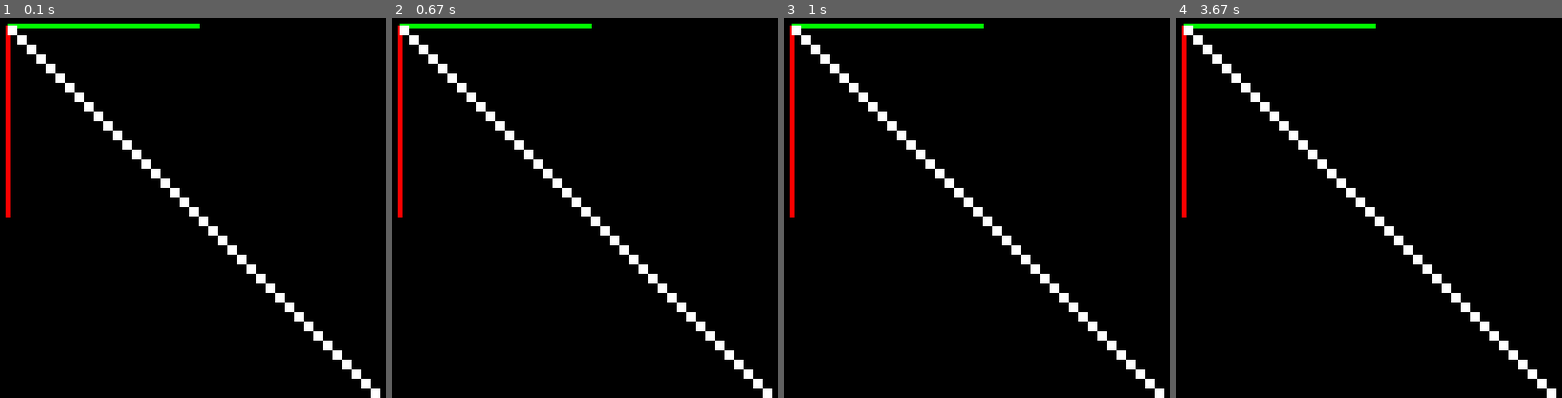
Above: before the commit, frames 1-4 (left to right).
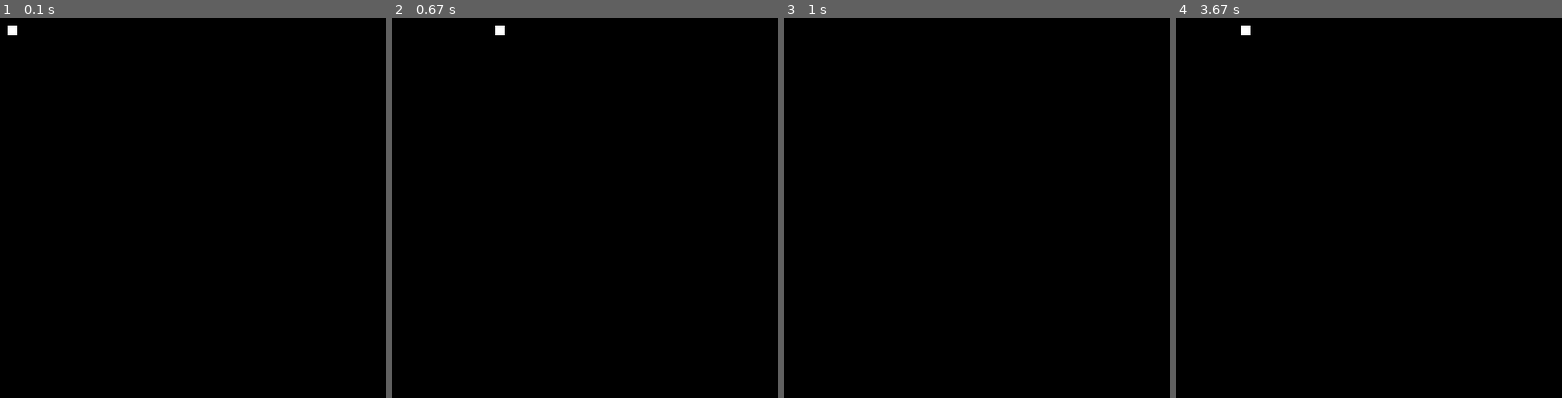
Above: after the commit, the same moments.

Repository: nkniat/wawa2004-pygame
Game: pygame game, started from cw1_podstawy.py
Same seed, same stepped clock (60 frames per second), same inputs: the game is played once before the commit and once after it.
Inputs:
- Up to frame 1 (0.1 s): no input
- Up to frame 2 (0.67 s): hold Right from 0.33 s (still down)
- Up to frame 3 (1 s): release Right at 0.8 s; hold Up from 0.83 s (still down)
- Up to frame 4 (3.67 s): release Up at 1.13 s; hold Left 1.67-2.2 s; hold Down 2.23-2.53 s; hold Right from 3.4 s (still down)

The runs differ from the first frame. In frame 1, 3.6% of the frame differs, in the area x 1-99%, y 1-100%; in frame 2, 3.7%; in frame 3, 3.6%; in frame 4, 3.7%.

Commit message:
podstawy cd.

Diff:
--- a/cw1_podstawy.py
+++ b/cw1_podstawy.py
@@ -18,15 +18,36 @@
             exit()
 
     #pygame.draw.rect(screen, "White", (X, Y, FIGURE_WIDTH, FIGURE_HEIGHT))
-    pygame.draw.line(screen, (255, 0, 0), (X, Y), (X, Y + 200), 5)  # linia pionowa
-    pygame.draw.line(screen, (0, 255, 0), (X, Y), (X + 200, Y), 5)  # linia pozioma
-    # pygame.draw.line(screen, (0, 0, 255), (X, Y), (X + 200, Y + 200), 5)  # linia po przekątnej
+    # pygame.draw.line(screen, (255, 0, 0), (X, Y), (X, Y + 200), 5)  # linia pionowa
+    # pygame.draw.line(screen, (0, 255, 0), (X, Y), (X + 200, Y), 5)  # linia pozioma
+    # # pygame.draw.line(screen, (0, 0, 255), (X, Y), (X + 200, Y + 200), 5)  # linia po przekątnej
 
-    step = 0
-    for _ in range(WIDTH):
-        for _ in range(HEIGHT):
-            pygame.draw.rect(screen, "White", (X + step, Y + step, FIGURE_WIDTH, FIGURE_HEIGHT))
-            step += 10
+    # step = 0
+    # for _ in range(WIDTH):
+    #     for _ in range(HEIGHT):
+    #         pygame.draw.rect(screen, "White", (X + step, Y + step, FIGURE_WIDTH, FIGURE_HEIGHT))
+    #         step += 10
+
+    # # wypisywanie tekstu
+    # font = pygame.font.SysFont('Arial', 24)
+    # label = font.render('Hello World!', 1, 'White')
+    # # żeby pokazać napis na ekranie
+    # screen.blit(label, (X, Y))
+
+    step = 5
+    keys = pygame.key.get_pressed()
+
+    if keys[pygame.K_LEFT]:
+        X -= step
+    if keys[pygame.K_RIGHT]:
+        X += step
+    if keys[pygame.K_UP]:
+        Y -= step
+    if keys[pygame.K_DOWN]:
+        Y += step
+
+    screen.fill('Black')
+    pygame.draw.rect(screen, "White", (X, Y, FIGURE_WIDTH, FIGURE_HEIGHT))
 
     pygame.display.update()
     clock.tick(60)
